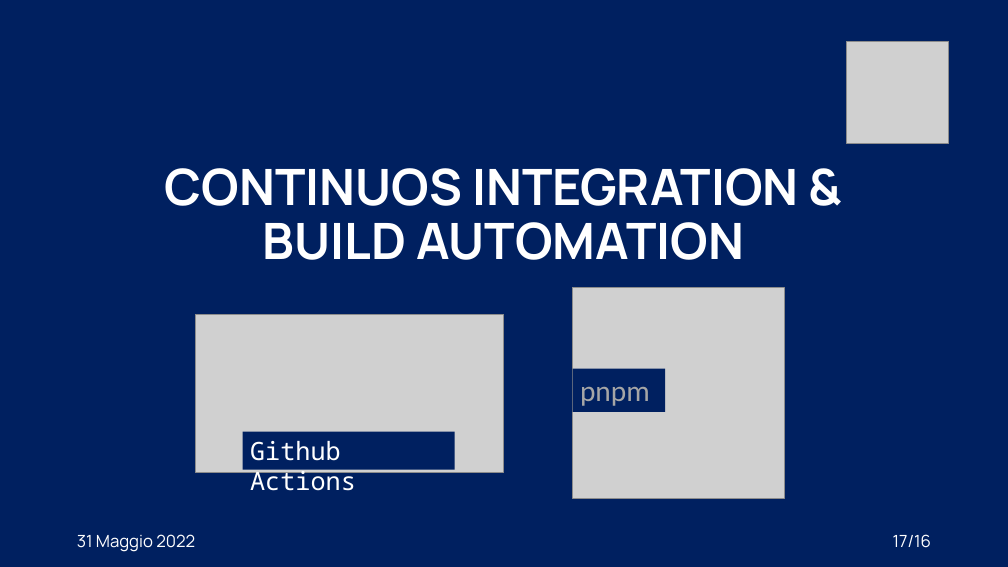
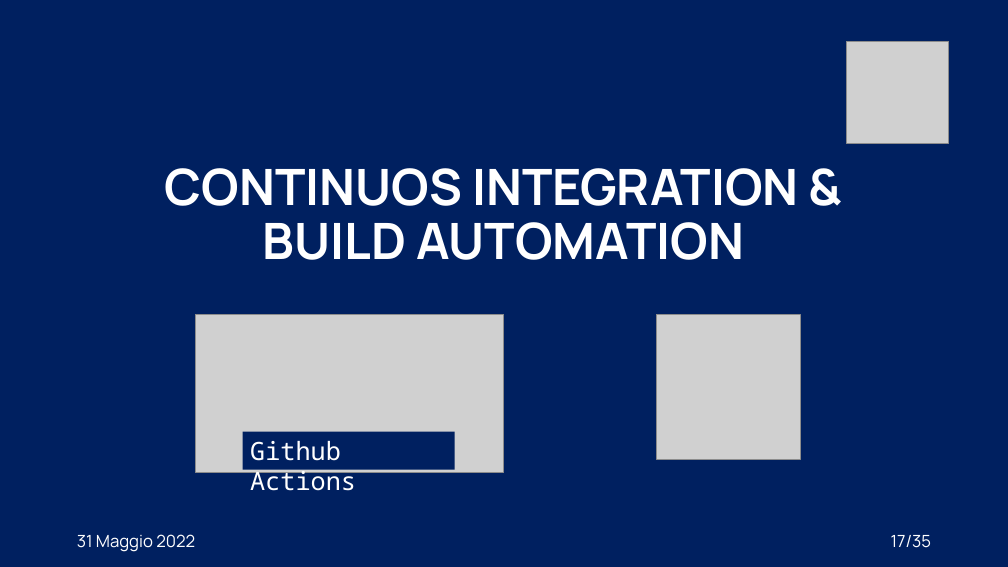
Before and after one commit to XidaZ3/MTSSAssignment3, a slide deck: slide 17 of MTSSAssignment3.pptx. Drawn at 1008x567 pixels with LibreOffice and Linux fonts; fonts in the diff are those of the drawing; grey boxes stand for pictures. Boxes give left, top, right and bottom in pixels: in the first picture for what was removed or moved away, otherwise in the second. Text is boxed around its words. In the diff, an @@ line names an element or a change of style, - is before the commit and + after.

```diff
--- a/MTSSAssignment3.pptx
+++ b/MTSSAssignment3.pptx
@@ picture removed at (573,287,784,498) @@
@@ picture added at (657,315,801,460) @@
@@ rectangle removed at (573,369,665,412) @@
-pnpm
@@ page number at (891,535,931,548): text changed @@
-17/16
+17/35
```
Also in this commit, not shown: 19 other slides changed, 2 slides added, 2 slides removed, 2 other files.
